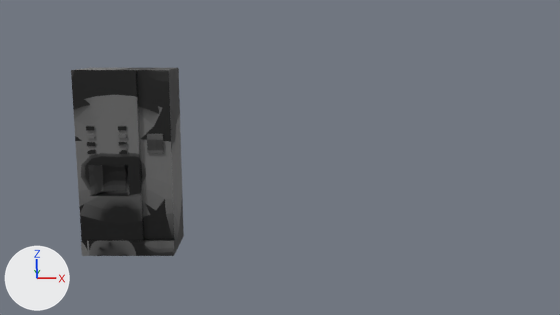
One commit to the Blender file app/Resources/models/scene.blend: the scene before it, then after it.
Rendered twice from the file's camera 'Camera'. Lighting does not change. The marker at lower left points along +X, +Y and +Z. The same objects are shown in both versions, whatever each file hides.

In view in the first picture: 'SM_CoffeeMachine'.
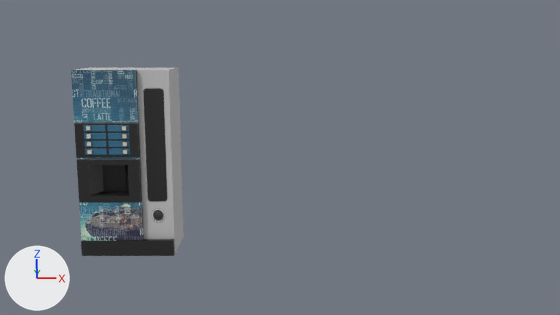
Location of each change, [x1, y1, x2, y2] in pixels of the pictures (560 x 315 px; the box of a moved part takes in the faces that stretch with it):
part 1 of me_coffeemachine, deleted: before [147, 134, 164, 153]
part 2 of me_coffeemachine, moved or reshaped: before [86, 126, 96, 154]; after [86, 126, 92, 154]
part 3 of me_coffeemachine, moved or reshaped: before [118, 126, 127, 154]; after [122, 126, 127, 154]
part 4 of me_coffeemachine, recoloured: [71, 68, 184, 256] in both

The change, as a list of edits to the scene's bpy script:
```text
Add img_t_coffeemachine_d_png_001:
    img_t_coffeemachine_d_png_001 = load_image('T_CoffeeMachine_D.png.001', 'Appliance/CoffeeMachine/Texture/T_CoffeeMachine_D.png', 1024, 1024, 'sRGB')
Add mat_t_coffeemachine_d_png_001:
    mat_t_coffeemachine_d_png_001 = principled_material('T_CoffeeMachine_D.png.001')
    mat_t_coffeemachine_d_png_001.texture = img_t_coffeemachine_d_png_001
Change me_coffeemachine:
    used by ob_sm_coffeemachine; location = (0.0, 0.0, 0.0)
    verts and faces of me_coffeemachine; kept vertices keep their numbers, new ones are numbered from 110
    before: 47 (0.62, -2.0, 4.25) at pixel (94, 126), 49 (0.62, -2.0, 4.12) at pixel (94, 130), 51 (0.62, -2.05, 4.25) at pixel (93, 126), 53 (0.62, -2.05, 4.12) at pixel (94, 130), 55 (0.62, -2.0, 4.0) at pixel (94, 134)
    before: 57 (0.62, -2.0, 3.88) at pixel (94, 138), 59 (0.62, -2.05, 4.0) at pixel (94, 134), 61 (0.62, -2.05, 3.88) at pixel (94, 138), 63 (0.62, -2.0, 3.75) at pixel (95, 142), 65 (0.62, -2.0, 3.62) at pixel (95, 145)
    before: 67 (0.62, -2.05, 3.75) at pixel (94, 142), 69 (0.62, -2.05, 3.62) at pixel (94, 146), 71 (0.62, -2.0, 3.5) at pixel (95, 149), 73 (0.62, -2.0, 3.38) at pixel (95, 153), 75 (0.62, -2.05, 3.5) at pixel (95, 150)
    before: 77 (0.62, -2.05, 3.38) at pixel (95, 153)
    before: 78 (1.38, -2.0, 4.25) at pixel (118, 126), 80 (1.38, -2.0, 4.12) at pixel (118, 130), 82 (1.38, -2.05, 4.25) at pixel (117, 126), 84 (1.38, -2.05, 4.12) at pixel (118, 130), 86 (1.38, -2.0, 4.0) at pixel (118, 134)
    before: 88 (1.38, -2.0, 3.88) at pixel (118, 138), 90 (1.38, -2.05, 4.0) at pixel (118, 134), 92 (1.38, -2.05, 3.88) at pixel (118, 138), 94 (1.38, -2.0, 3.75) at pixel (118, 142), 96 (1.38, -2.0, 3.62) at pixel (119, 145)
    before: 98 (1.38, -2.05, 3.75) at pixel (118, 142), 100 (1.38, -2.05, 3.62) at pixel (118, 146), 102 (1.38, -2.0, 3.5) at pixel (119, 149), 104 (1.38, -2.0, 3.38) at pixel (119, 153), 106 (1.38, -2.05, 3.5) at pixel (118, 150)
    before: 108 (1.38, -2.05, 3.38) at pixel (119, 153)
    remove me_coffeemachine.from_pydata(...)  # 110 vertices, 77 faces; spans x 0.0..3.0, y -2.06..0.0, z 0.0..6.0
    add me_coffeemachine.from_pydata(...)  # 102 vertices, 72 faces; spans x 0.0..3.0, y -2.06..0.0, z 0.0..6.0
    me_coffeemachine part 1: the loose piece of 8 vertices spanning x 2.25..2.75, y -1.94..-1.88, z 3.38..4.0 is deleted
    me_coffeemachine part 2
    add for i in [47, 49, 51, 53, 55, 57, 59, 61, 63, 65, 67, 69, 71, 73, 75, 77]: verts[i] += (-0.12, 0.0, 0.0)
    me_coffeemachine part 3
    add for i in [78, 80, 82, 84, 86, 88, 90, 92, 94, 96, 98, 100, 102, 104, 106, 108]: verts[i] += (0.12, 0.0, 0.0)
    me_coffeemachine part 4: 72 faces spanning x 0.0..3.0, y -2.06..0.0, z 0.0..6.0 switch from mat_grid1024 (picture img_grid1024) to mat_t_coffeemachine_d_png_001 (picture img_t_coffeemachine_d_png_001)
```
